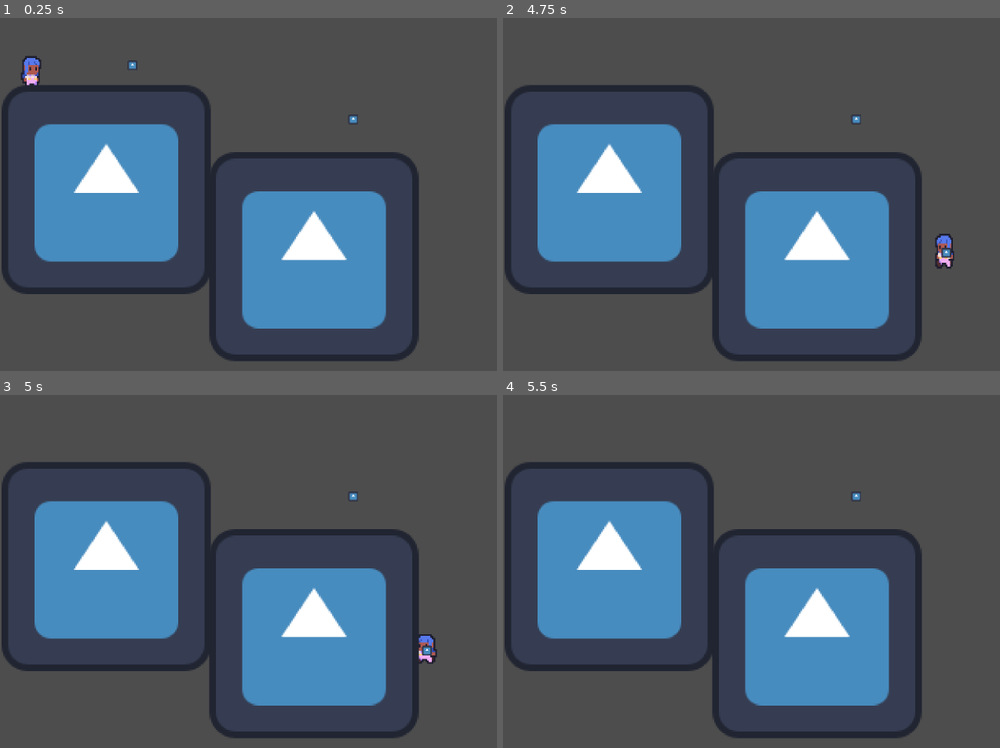
Above: before the commit, frames 1-4 (two rows, left to right).
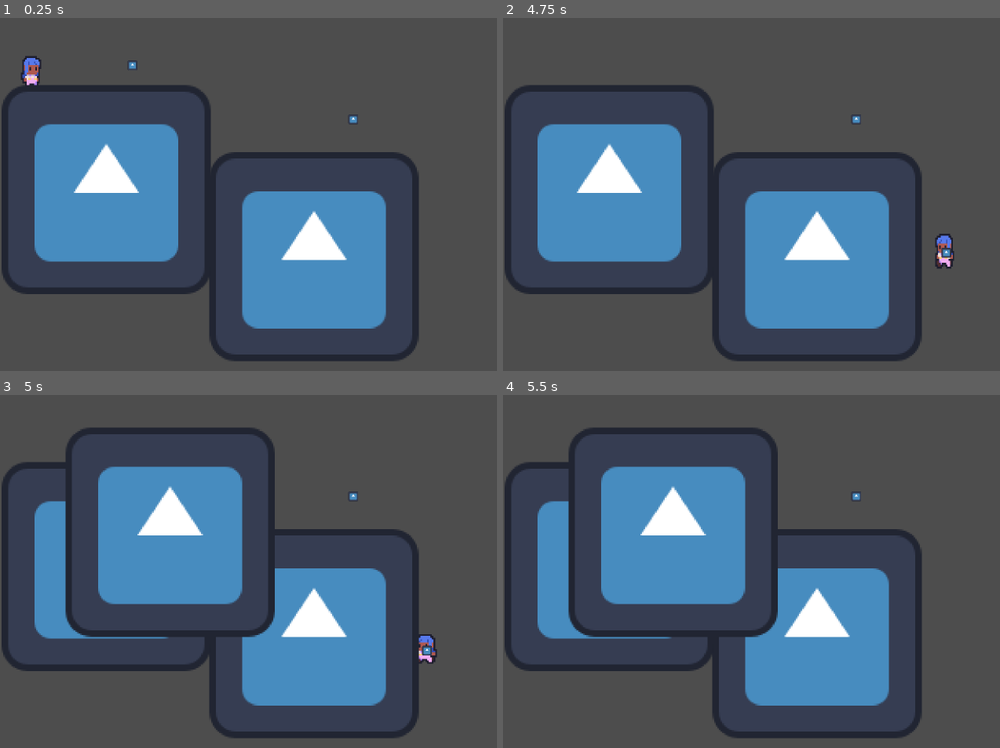
Above: after the commit, the same moments.

Repository: Delwin444/spirit-animal
Game: Godot game, scene res://main.tscn
The game is run twice, just before and just after one commit, with the same random seed, the same clock (stepped at 60 frames per second) and the same inputs. The engine's default icon, where the game draws it, is replaced by a stand-in: a white triangle on a blue panel in a dark square.
Inputs:
- Up to frame 1 (0.25 s): no input
- Up to frame 2 (4.75 s): hold D (move_right) 0.53-2.03 s; tap Space (jump) at 0.77, 1.52, 3.02, 3.77, 4.52 s; hold A (move_left) 2.03-2.78 s; hold D (move_right) 2.78-4.28 s; tap Escape (ui_close_dialog) at 4.15 s; hold A (move_left) from 4.28 s (still down)
- Up to frame 3 (5 s): keep holding A (move_left); tap I (open_inventory, bound only after the commit) at 4.9 s
- Up to frame 4 (5.5 s): release A (move_left) at 5.03 s; hold D (move_right) from 5.03 s (still down)

Frames 1-2 are identical in both runs. In frame 3, 15% of the frame differs, in the area x 13-56%, y 9-69%; in frame 4, 15%.

Commit message:
Add inventory grid

Diff:
--- a/globals/game_state.gd
+++ b/globals/game_state.gd
@@ -1,10 +1,12 @@
 extends Node
+
+signal mask_added(mask: Mask)
 
 var collected_masks := [];
 
-func add_mask(mask) -> void:
-	if mask is Mask:
-		for collected_mask in collected_masks:
-			if collected_mask.type == mask.type:
-				return
-		collected_masks.push_back(mask)
+func add_mask(mask: Mask) -> void:
+	for collected_mask in collected_masks:
+		if collected_mask.type == mask.type:
+			return
+	collected_masks.push_back(mask)
+	mask_added.emit(mask)
--- /dev/null
+++ b/main.gd
@@ -0,0 +1,9 @@
+extends Node2D
+
+@onready var inventory = %Inventory
+
+func _process(delta: float) -> void:
+	if Input.is_action_just_pressed("open_inventory"):
+		inventory.show()
+	if Input.is_action_just_pressed("ui_close_dialog") and inventory.visible == true:
+		inventory.hide()
--- a/main.tscn
+++ b/main.tscn
@@ -1,7 +1,21 @@
 [gd_scene format=3 uid="uid://cygklepcv3ow3"]
 
+[ext_resource type="Script" uid="uid://ghpc0584mns6" path="res://main.gd" id="1_h2yge"]
 [ext_resource type="PackedScene" uid="uid://csmw6ycqm5qk" path="res://levels/level1.tscn" id="1_ig7tw"]
+[ext_resource type="PackedScene" uid="uid://2ipytf1qk2qe" path="res://ui/inventory.tscn" id="2_1bvp3"]
 
 [node name="Main" type="Node2D" unique_id=1022640720]
+script = ExtResource("1_h2yge")
 
 [node name="Level1" parent="." unique_id=1538598293 instance=ExtResource("1_ig7tw")]
+
+[node name="Inventory" parent="." unique_id=590567742 instance=ExtResource("2_1bvp3")]
+unique_name_in_owner = true
+visible = false
+anchors_preset = 0
+anchor_right = 0.0
+anchor_bottom = 0.0
+offset_right = 160.0
+offset_bottom = 80.0
+grow_horizontal = 1
+grow_vertical = 1
--- a/project.godot
+++ b/project.godot
@@ -41,6 +41,11 @@
 "events": [Object(InputEventKey,"resource_local_to_scene":false,"resource_name":"","device":0,"window_id":0,"alt_presse …(189 unchanged characters)…
 ]
 }
+open_inventory={
+"deadzone": 0.2,
+"events": [Object(InputEventKey,"resource_local_to_scene":false,"resource_name":"","device":-1,"window_id":0,"alt_pressed":false,"shift_pressed":false,"ctrl_pressed":false,"meta_pressed":false,"pressed":false,"keycode":0,"physical_keycode":73,"key_label":0,"unicode":105,"location":0,"echo":false,"script":null)
+]
+}
 
 [layer_names]
 
--- /dev/null
+++ b/ui/inventory.tscn
@@ -0,0 +1,31 @@
+[gd_scene format=3 uid="uid://2ipytf1qk2qe"]
+
+[ext_resource type="PackedScene" uid="uid://ou5ubqn41m3m" path="res://ui/inventory_grid.tscn" id="1_kosh3"]
+
+[node name="Inventory" type="MarginContainer" unique_id=590567742]
+anchors_preset = 15
+anchor_right = 1.0
+anchor_bottom = 1.0
+grow_horizontal = 2
+grow_vertical = 2
+size_flags_horizontal = 3
+size_flags_vertical = 3
+theme_override_constants/margin_left = 40
+theme_override_constants/margin_top = 20
+theme_override_constants/margin_right = 40
+theme_override_constants/margin_bottom = 20
+
+[node name="CenterContainer" type="CenterContainer" parent="." unique_id=528688391]
+layout_mode = 2
+size_flags_horizontal = 4
+size_flags_vertical = 4
+
+[node name="ColorRect" type="ColorRect" parent="CenterContainer" unique_id=2035480163]
+layout_mode = 2
+color = Color(1, 0, 1, 1)
+
+[node name="Panel" type="Panel" parent="CenterContainer" unique_id=181825616]
+layout_mode = 2
+
+[node name="InventoryGrid" parent="CenterContainer" unique_id=1329791798 instance=ExtResource("1_kosh3")]
+layout_mode = 2
--- /dev/null
+++ b/ui/inventory_grid.gd
@@ -0,0 +1,10 @@
+extends GridContainer
+
+func _ready():
+	GameState.mask_added.connect(add_mask_to_inventory)
+
+func add_mask_to_inventory(mask: Mask):
+	var sprite2d = TextureRect.new();
+	sprite2d.texture = mask.texture;
+
+	add_child(sprite2d)
--- /dev/null
+++ b/ui/inventory_grid.tscn
@@ -0,0 +1,14 @@
+[gd_scene format=3 uid="uid://ou5ubqn41m3m"]
+
+[ext_resource type="Script" uid="uid://b8msa3kmp8bfe" path="res://ui/inventory_grid.gd" id="1_kosh3"]
+
+[node name="InventoryGrid" type="GridContainer" unique_id=1329791798]
+anchors_preset = 15
+anchor_right = 1.0
+anchor_bottom = 1.0
+grow_horizontal = 2
+grow_vertical = 2
+size_flags_horizontal = 4
+size_flags_vertical = 4
+columns = 10
+script = ExtResource("1_kosh3")
Not shown, added: main.gd.uid
Not shown, added: ui/inventory_grid.gd.uid
